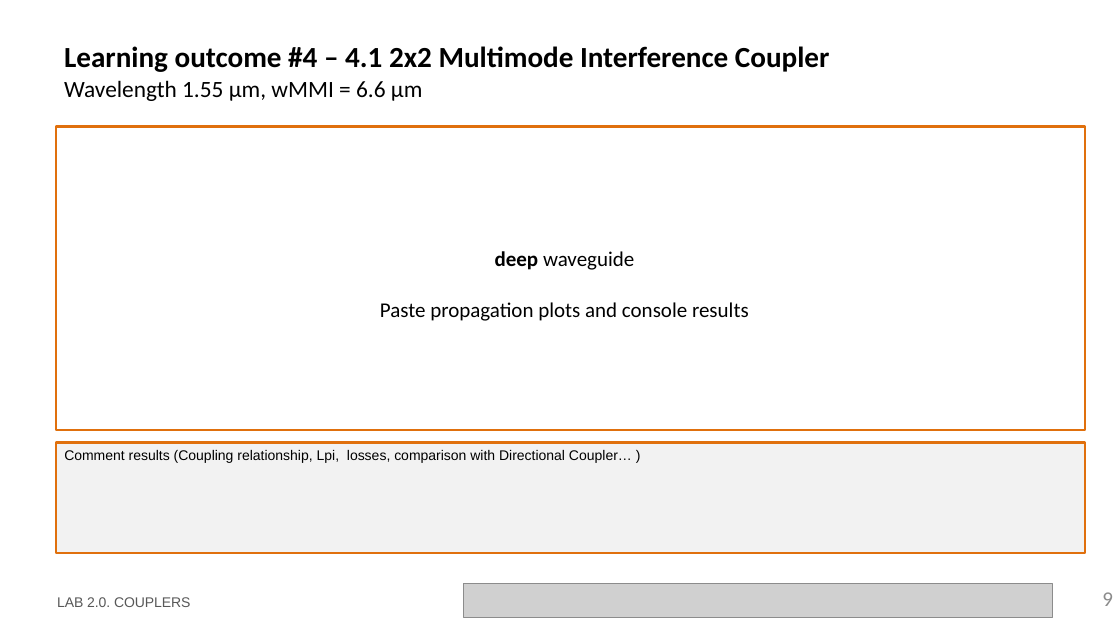
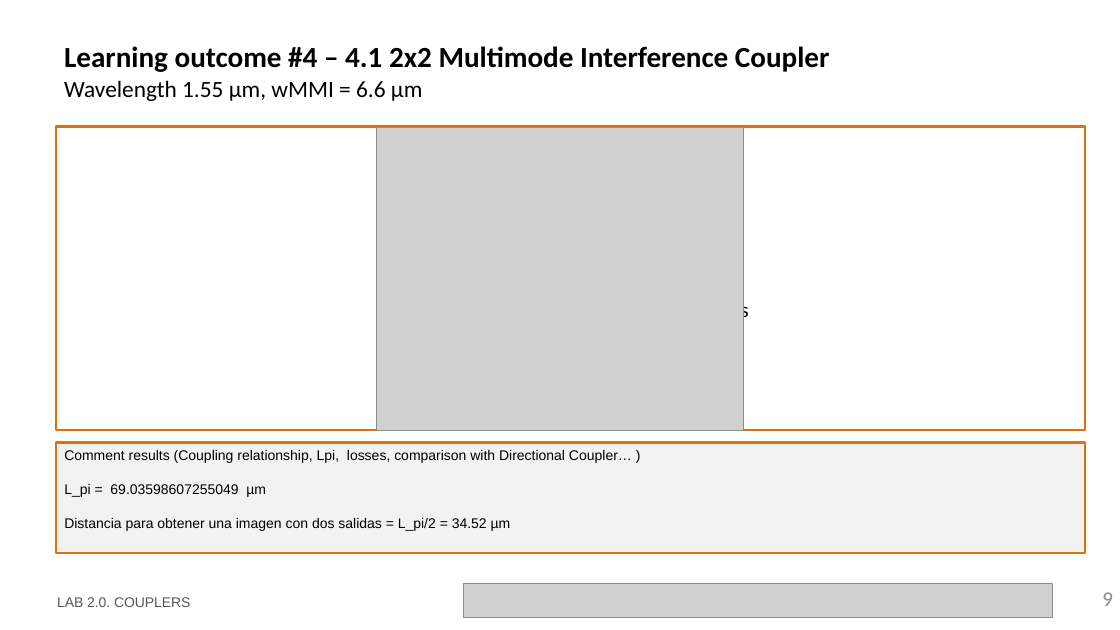
Before and after one commit to snacmuo/pic-upv-lab2, a slide deck: slide 9 of LabBook_20.pptx. Drawn at 1120x630 pixels with LibreOffice and Linux fonts; fonts in the diff are those of the drawing; grey boxes stand for pictures; background and template pictures are left out. Boxes give left, top, right and bottom in pixels: in the first picture for what was removed or moved away, otherwise in the second. Text is boxed around its words. In the diff, an @@ line names an element or a change of style, - is before the commit and + after.

```diff
--- a/LabBook_20.pptx
+++ b/LabBook_20.pptx
@@ picture added at <box>376,128,744,430</box> @@
@@ text in rectangle at <box>64,484,511,531</box>: paragraphs added @@
+L_pi = 69.03598607255049 µm
+Distancia para obtener una imagen con dos salidas = L_pi/2 = 34.52 µm
```
Also in this commit, not shown: 2 other slides changed, 2 slides added, 1 other file.
